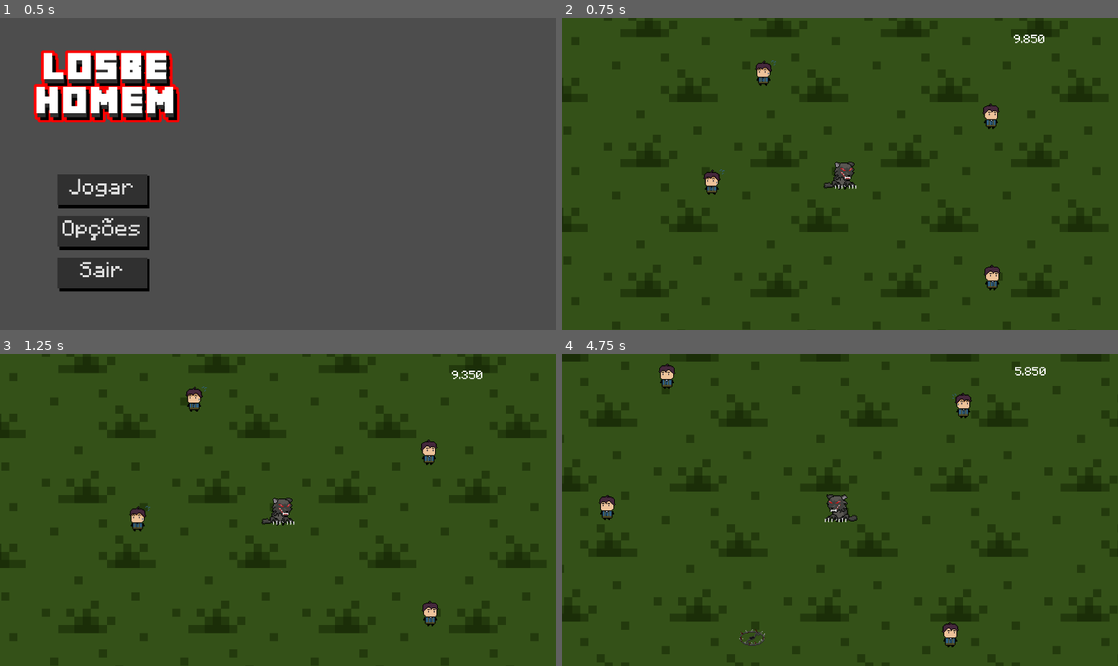
Above: before the commit, frames 1-4 (two rows, left to right).
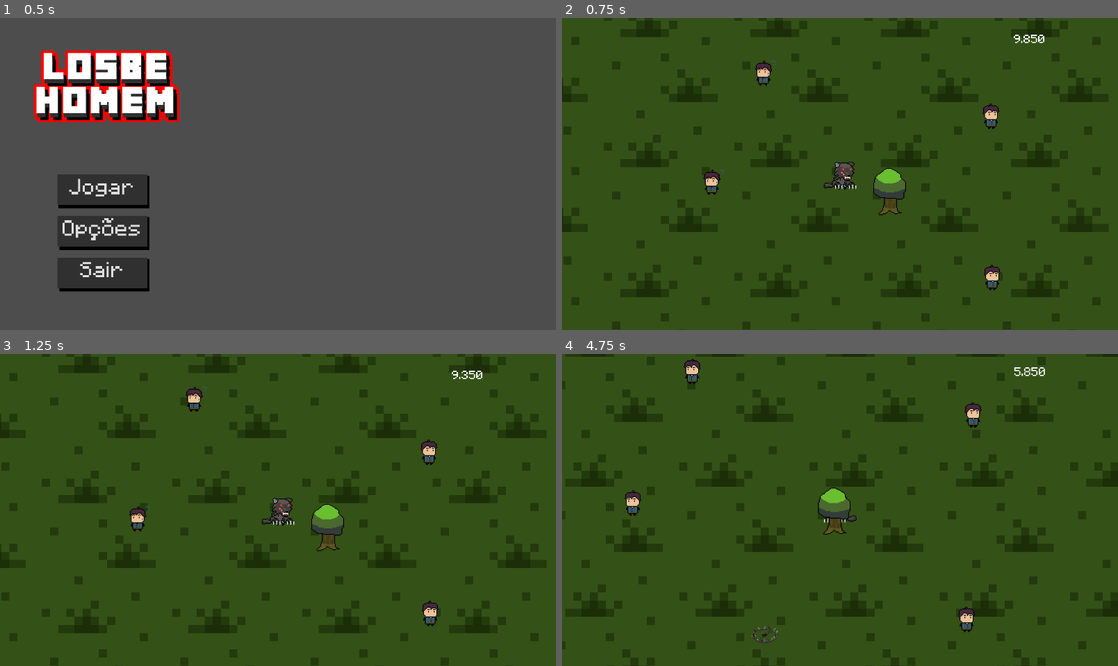
Above: after the commit, the same moments.

Repository: TheBadGuy616/Gamejam-Plus
Game: Godot game, scene res://Interfaces/menuIniciar.tscn
The game is run twice, just before and just after one commit, with the same random seed, the same clock (stepped at 60 frames per second) and the same inputs.
Inputs (mouse positions are in pixels of both pictures, inside the frame that each line leads up to):
- Up to frame 1 (0.5 s): no input
- Up to frame 2 (0.75 s): click "Jogar" at 0.5 s
- Up to frame 3 (1.25 s): no input
- Up to frame 4 (4.75 s): move the mouse to (962, 494) at 1.27 s; hold Right (ui_right) 1.28-2.03 s; move the mouse to (728, 525) at 2.02 s; hold Down (ui_down) 2.03-2.78 s; move the mouse to (895, 441) at 2.77 s; hold Right (ui_right) 2.78-3.53 s; move the mouse to (812, 572) at 3.52 s; hold Up (ui_up) 3.53-4.28 s; move the mouse to (1006, 556) at 4.27 s; hold Left (ui_left) from 4.28 s (still down)

Frame 1 is identical in both runs. In frame 2, 0.4% of the frame differs, in the area x 56-62%, y 48-64%; in frame 3, 0.4%; in frame 4, 6.6%, in the area x 0-100%, y 0-100%.

Commit message:
tem que ver

Diff:
--- a/losbehomemauuooooouuuu/Personagens/cena_teste.tscn
+++ b/losbehomemauuooooouuuu/Personagens/cena_teste.tscn
@@ -7,6 +7,17 @@
 [ext_resource type="Script" uid="uid://xhatkcgcv06n" path="res://Personagens/spawn_manager.gd" id="5_50uir"]
 [ext_resource type="PackedScene" uid="uid://cllsantits3yt" path="res://Cenario/moita.tscn" id="6_vpr83"]
 [ext_resource type="Texture2D" uid="uid://co7im310h73kc" path="res://Cenario/chao2.png" id="7_qpinv"]
+[ext_resource type="Texture2D" uid="uid://0v6y52fl4fk4" path="res://Assets/arvore1.png" id="8_8edvk"]
+
+[sub_resource type="TileSetAtlasSource" id="TileSetAtlasSource_8edvk"]
+texture = ExtResource("8_8edvk")
+texture_region_size = Vector2i(400, 800)
+0:0/0 = 0
+0:0/0/physics_layer_0/polygon_0/points = PackedVector2Array(-8, -8, 8, -8, 8, 8, -8, 8)
+
+[sub_resource type="TileSet" id="TileSet_56mdm"]
+physics_layer_0/collision_layer = 1
+sources/3 = SubResource("TileSetAtlasSource_8edvk")
 
 [node name="Cena teste" type="Node2D"]
 
@@ -65,4 +76,8 @@
 [node name="Pessoa4" parent="." instance=ExtResource("3_ynais")]
 position = Vector2(1653, 1436)
 
+[node name="TileMapLayer" type="TileMapLayer" parent="."]
+tile_map_data = PackedByteArray(0, 0, 38, 0, 14, 0, 2, 0, 0, 0, 0, 0, 0, 0, 29, 0, 219, 255, 2, 0, 0, 0, 0, 0, 0, 0, 199, 255, 225, 255, 2, 0, 0, 0, 0, 0, 0, 0, 198, 255, 46, 0, 2, 0, 0, 0, 0, 0, 0, 0, 25, 0, 20, 0, 3, 0, 0, 0, 0, 0, 0, 0)
+tile_set = SubResource("TileSet_56mdm")
+
 [connection signal="timeout" from="Spawn manager/SpawnTimer" to="Spawn manager" method="_on_spawn_timer_timeout"]
Binary file added: losbehomemauuooooouuuu/Assets/arvore1.png
Not shown, added: losbehomemauuooooouuuu/Assets/arvore1.png.import
Not shown: 1 places in losbehomemauuooooouuuu/Personagens/cena_teste.tscn that only renumber resources
